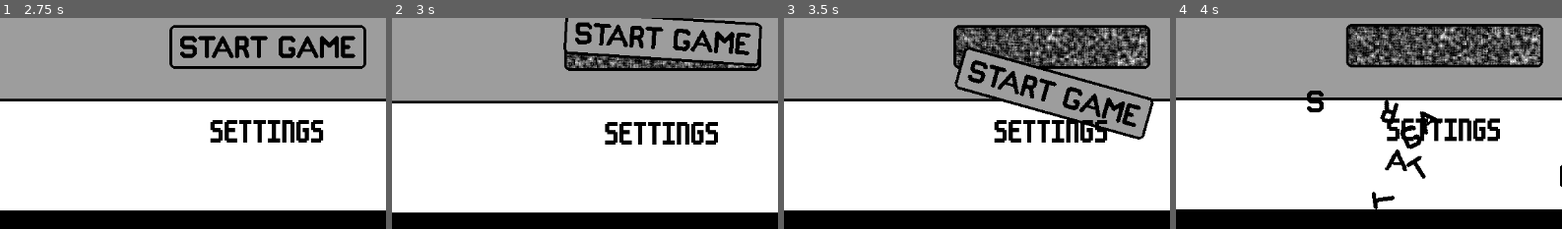
Above: before the commit, frames 1-4 (left to right).
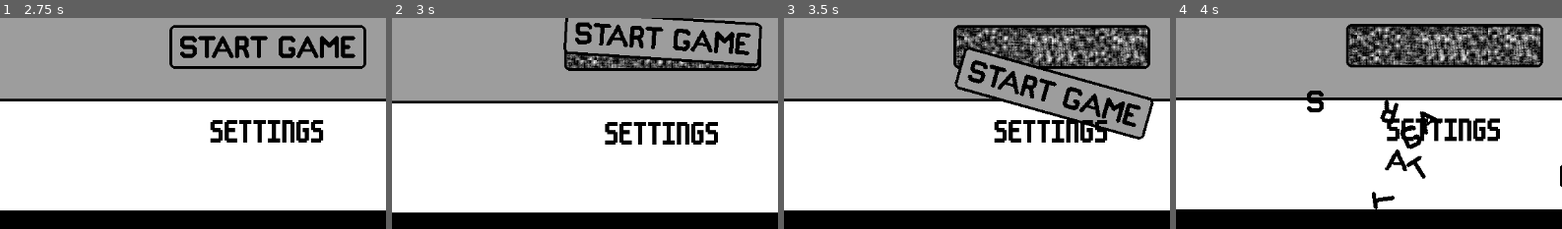
Above: after the commit, the same moments.

Repository: conor-wilson/secret-sapphire
Game: Godot game, scene res://scenes/main.tscn
Same seed, same stepped clock (60 frames per second), same inputs: the game is played once before the commit and once after it.
Inputs (mouse positions are % of the whole screen's width and height, from its top left):
- Up to frame 1 (2.75 s): tap Enter at 0.5 s; move the mouse to (49, 38) at 0.52 s; click (49, 38) at 0.6 s; click "SETTINGS" at 1.25 s; click "BACK" at 2 s
- Up to frame 2 (3 s): tap Space at 2.75 s; move the mouse to (49, 56) at 2.77 s; click (49, 56) at 2.85 s
- Up to frame 3 (3.5 s): no input
- Up to frame 4 (4 s): move the mouse to (6, 11) at 3.52 s; click (6, 11) at 3.6 s
The pictures show only the part of the screen within x 14-64%, y 49-99%; the shares and areas given below are measured in that part.

Frame 1 is identical in both runs. In frame 2, 1.1% of the frame differs, in the area x 45-93%, y 17-24%; in frame 3, 4.9%; in frame 4, 5.4%, in the area x 44-95%, y 3-23%.

Commit message:
Added oomf to panel breaking

Diff:
--- a/let-me-play/scenes/main_menu.gd
+++ b/let-me-play/scenes/main_menu.gd
@@ -45,6 +45,7 @@
 	if panel_screw_count == 0:
 		_detatch_element_if_exists("InteractiveElements/Panel", 1)
 		_detatch_element_if_exists("InteractiveElements/StartButton", 10)
+		$MarginContainer/VBoxContainer/Title.text = " "
 
 func _detatch_element_if_exists(path: NodePath, strength:float=1):
 	var element := get_node_or_null(path)
@@ -55,3 +56,7 @@
 
 	# Detatch element
 	element.detatch(strength)
+
+
+func _on_panel_smash() -> void:
+	shake_screen.emit(25,5)
--- a/let-me-play/scenes/main_menu.tscn
+++ b/let-me-play/scenes/main_menu.tscn
@@ -257,6 +257,7 @@
 horizontal_alignment = 2
 vertical_alignment = 2
 
+[connection signal="smash" from="InteractiveElements/Panel" to="." method="_on_panel_smash"]
 [connection signal="click" from="InteractiveElements/StartButton" to="." method="_on_start_button_click"]
 [connection signal="smash" from="InteractiveElements/StartButton" to="." method="_on_start_button_smash"]
 [connection signal="click" from="InteractiveElements/Screw1" to="." method="_on_screw_1_click"]
